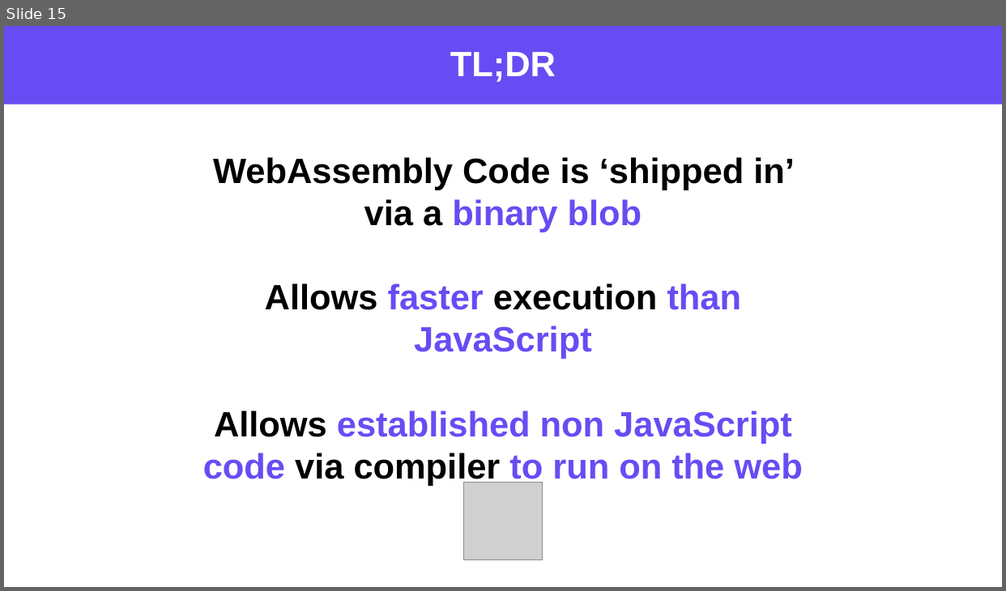
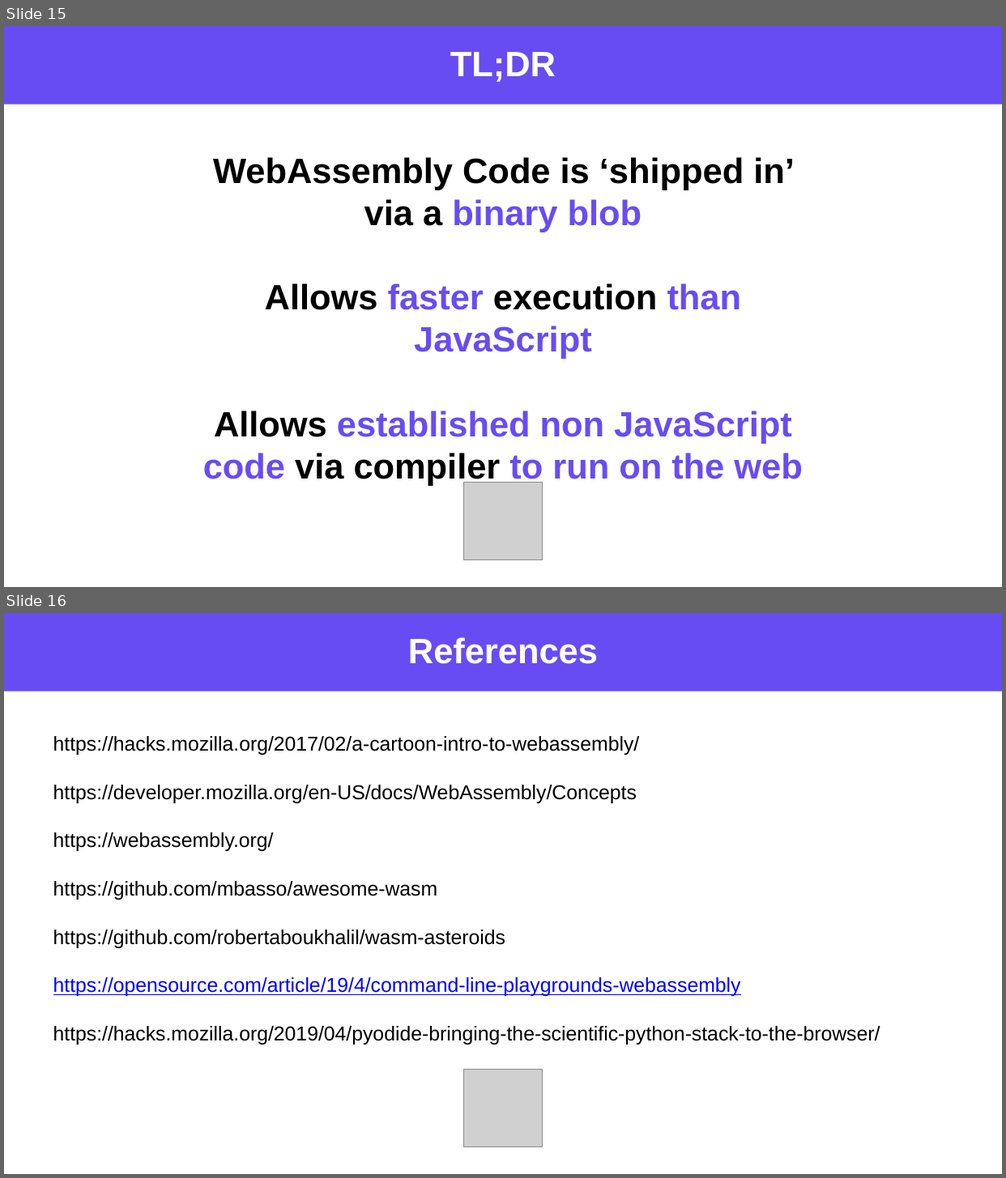
Before and after one commit to appijumbo/talks, a slide deck: WebAssembly Lightening Talk/webAssembly Talk v8.pptx. Shown one above the other, each under a label of ours: slide 15 before the commit, slides 15 and 16 after it. The pictures are 1006x591 and 1006x1178 pixels, drawn with LibreOffice and Linux fonts; fonts in the diff are those of the drawing; grey boxes stand for pictures. Boxes give left, top, right and bottom in pixels: in the first picture for what was removed or moved away, otherwise in the second. Text is boxed around its words. In the diff, an @@ line names an element or a change of style, - is before the commit and + after.

Commit message:
added references

```diff
--- a/WebAssembly Lightening Talk/webAssembly Talk v8.pptx
+++ b/WebAssembly Lightening Talk/webAssembly Talk v8.pptx
@@ slide 16 added at (4,613,1002,1174), background #FFFFFF @@
@@ rectangle added at (4,613,1002,692), fill #684CF3 @@
@@ text added at (408,637,598,664), 28 pt, text #FFFFFF, bold @@
+References
@@ text added at (53,736,880,1045), 16 pt, text #000000 @@
+https://hacks.mozilla.org/2017/02/a-cartoon-intro-to-webassembly/
+https://developer.mozilla.org/en-US/docs/WebAssembly/Concepts
+https://webassembly.org/
+https://github.com/mbasso/awesome-wasm
+https://github.com/robertaboukhalil/wasm-asteroids
+https://opensource.com/article/19/4/command-line-playgrounds-webassembly
+https://hacks.mozilla.org/2019/04/pyodide-bringing-the-scientific-python-stack-to-the-browser/
@@ picture added at (464,1069,543,1148) @@
```
Also in this commit, not shown: 3 other files.
